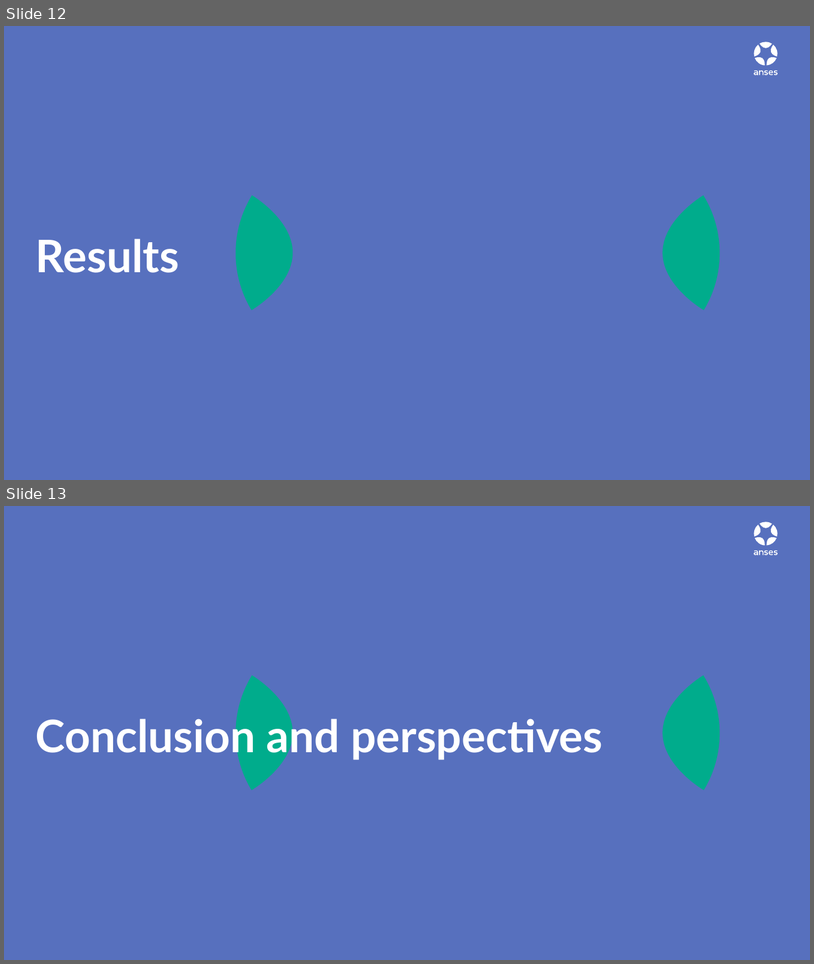
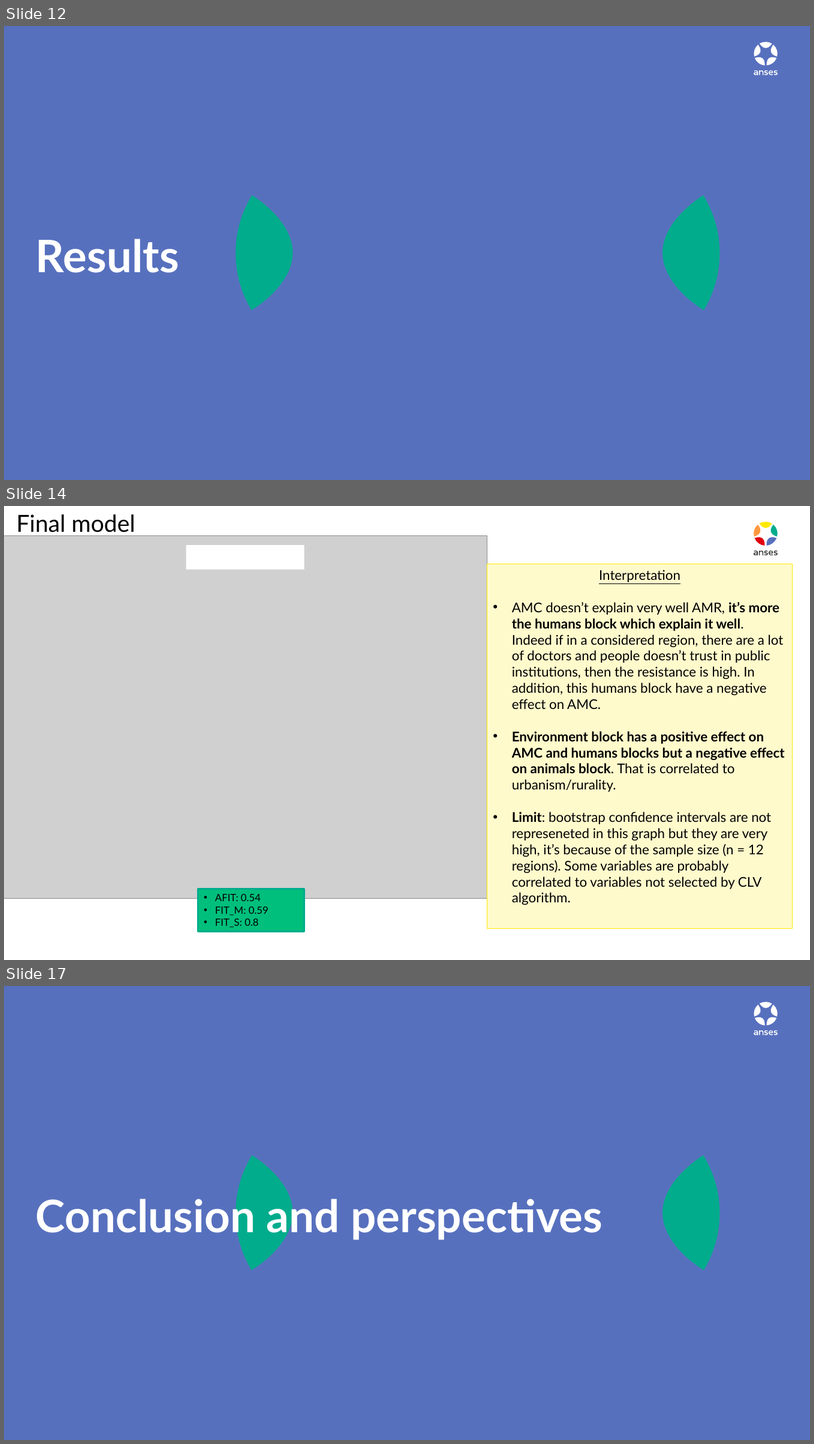
Before and after one commit to GMarTT/Agrostat-Dijon, a slide deck: diaporama/diapo_agrostat_v1.pptx. Shown one above the other, each under a label of ours: slides 12 and 13 before the commit, slides 12, 14 and 17 after it; the slides between them are not shown. The pictures are 814x964 and 814x1444 pixels, drawn with LibreOffice and Linux fonts; fonts in the diff are those of the drawing; grey boxes stand for pictures. Boxes give left, top, right and bottom in pixels: in the first picture for what was removed or moved away, otherwise in the second. Text is boxed around its words. In the diff, an @@ line names an element or a change of style, - is before the commit and + after.

```diff
--- a/diaporama/diapo_agrostat_v1.pptx
+++ b/diaporama/diapo_agrostat_v1.pptx
@@ slide 14 added at box(4, 506, 810, 960), background #FFFFFF @@
@@ text added at box(17, 514, 135, 537), 28 pt, text #000000 @@
+Final model
@@ picture added at box(4, 535, 488, 898) @@
@@ group added at box(754, 522, 779, 556): 10 freeform shapes @@
@@ rectangle added at box(186, 546, 304, 570), fill #FFFFFF @@
@@ rectangle added at box(488, 564, 794, 928), fill #FFFACC, outline #FFE800 0.75 pt, 16 pt, text #000000 @@
+Interpretation
+• AMC doesn’t explain very well AMR, it’s more the humans block which explain it well. Indeed if in a considered region, there are a lot of doctors and people doesn’t trust in public institutions, then the resistance is high. In addition, this humans block have a negative effect on AMC.
+• Environment block has a positive effect on AMC and humans blocks but a negative effect on animals block. That is correlated to urbanism/rurality.
+• Limit: bootstrap confidence intervals are not represeneted in this graph but they are very high, it’s because of the sample size (n = 12 regions). Some variables are probably correlated to variables not selected by CLV algorithm.
@@ rectangle added at box(198, 888, 305, 931), fill #00BF7D, outline #00AC8C 2 pt, 12 pt, text #000000 @@
+• AFIT: 0.54
+• FIT_M: 0.59
+• FIT_S: 0.8
@@ what was slide 13 is now slide 17 @@
```
Also in this commit, not shown: 3 slides changed, 5 other slides added, 5 other files.
